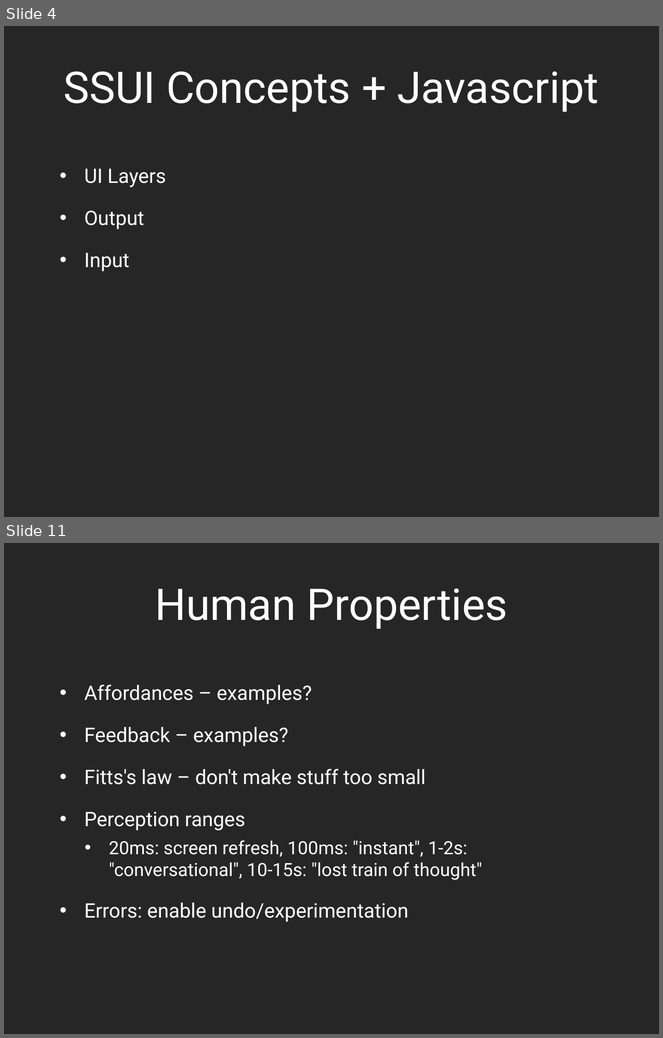
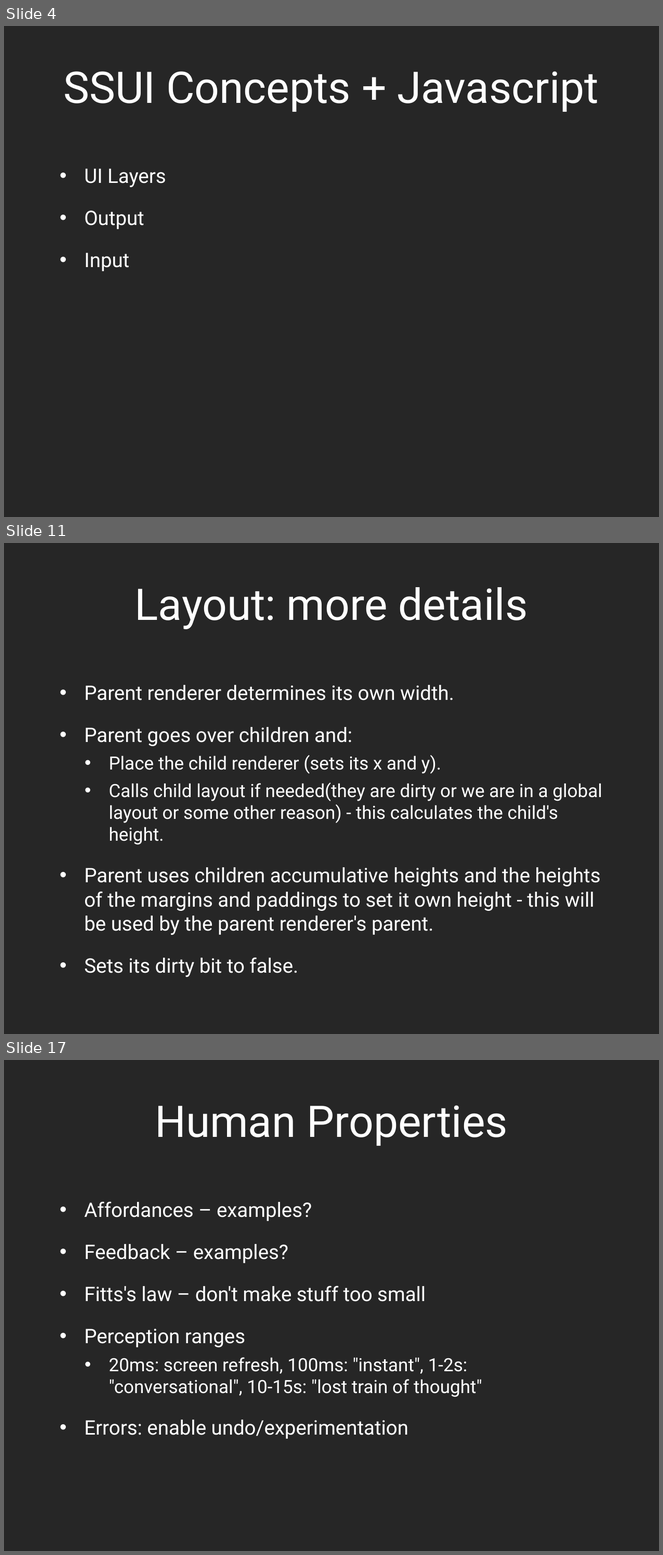
Before and after one commit to dantasse/ssuiweb2014, a slide deck: week13/week13.pptx. Shown one above the other, each under a label of ours: slides 4 and 11 before the commit, slides 4, 11 and 17 after it; the slides between them are not shown. The pictures are 663x1038 and 663x1555 pixels, drawn with LibreOffice and Linux fonts; fonts in the diff are those of the drawing. Boxes give left, top, right and bottom in pixels: in the first picture for what was removed or moved away, otherwise in the second. Text is boxed around its words. In the diff, an @@ line names an element or a change of style, - is before the commit and + after.

```diff
--- a/week13/week13.pptx
+++ b/week13/week13.pptx
@@ slide 11 added at (4, 543, 659, 1034), background #262626 @@
@@ title added at (135, 587, 528, 629), 48 pt, text #FFFFFF @@
+Layout: more details
@@ text added at (84, 685, 602, 978), 22 pt, text #FFFFFF @@
+• Parent renderer determines its own width.
+• Parent goes over children and:
+  • Place the child renderer (sets its x and y).
+  • Calls child layout if needed(they are dirty or we are in a global layout or some other reason) - this calculates the child's height.
+• Parent uses children accumulative heights and the heights of the margins and paddings to set it own height - this will be used by the parent renderer's parent.
+• Sets its dirty bit to false.
@@ what was slide 11 is now slide 17 @@
```
Also in this commit, not shown: 6 slides changed, 10 other slides added, 2 slides removed, 2 other files.
